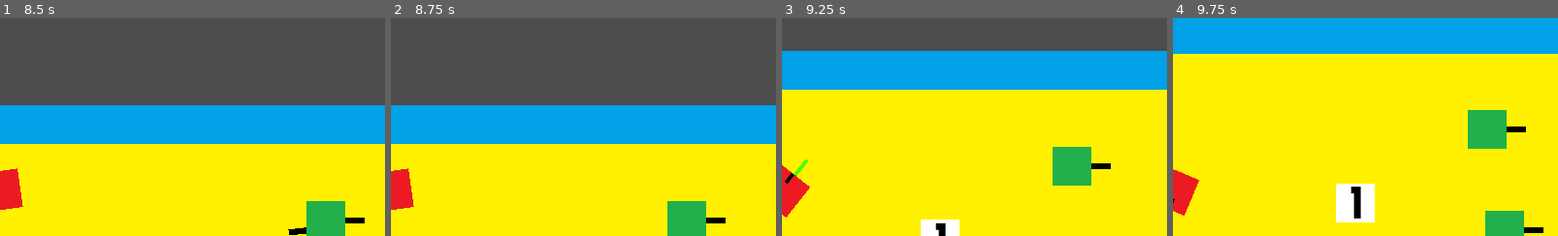
Above: before the commit, frames 1-4 (left to right).
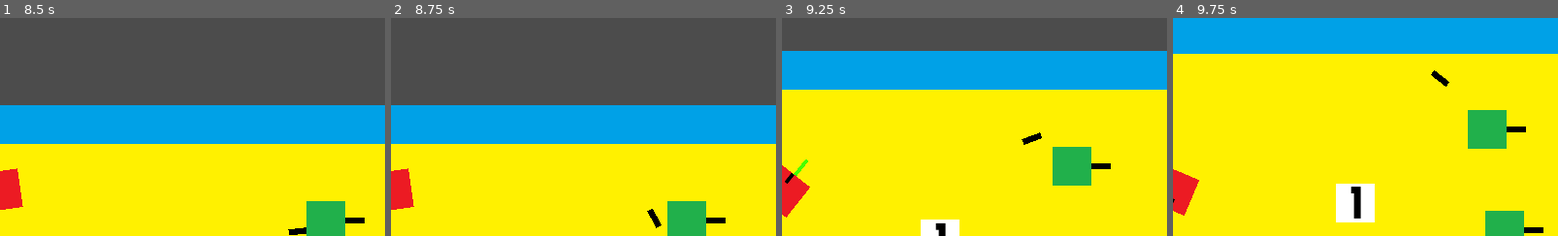
Above: after the commit, the same moments.

Repository: devmcclu/Project-FreeGUN
Game: Godot game, scene res://main_menu/mainmenu.tscn
Same seed, same stepped clock (60 frames per second), same inputs: the game is played once before the commit and once after it.
Inputs (mouse positions are % of the whole screen's width and height, from its top left):
- Up to frame 1 (8.5 s): click "Singleplayer" at 0.5 s; tap Enter at 1.25 s; move the mouse to (72, 45) at 1.27 s; hold D (player_move_right) 1.28-2.03 s; click (72, 45) at 1.35 s; move the mouse to (29, 55) at 2.02 s; hold S (player_move_down) 2.03-2.78 s; tap 1 (switch_weapon_1) at 2.1, 5.1, 8.1 s; move the mouse to (60, 28) at 2.77 s; hold D (player_move_right) 2.78-3.53 s; tap 2 (switch_weapon_2) at 2.85, 5.85 s; move the mouse to (45, 70) at 3.52 s; hold W (player_move_up) 3.53-4.28 s; tap 3 (switch_weapon_3) at 3.6, 6.6 s; move the mouse to (80, 65) at 4.27 s; hold A (player_move_left) 4.28-5.78 s; click (80, 65) at 4.35 s; move the mouse to (19, 35) at 5.02 s; move the mouse to (55, 50) at 5.77 s; hold S (player_move_down) 5.78-6.53 s; move the mouse to (35, 25) at 6.52 s; hold D (player_move_right) 6.53-7.28 s; move the mouse to (72, 45) at 7.27 s; hold W (player_move_up) 7.28-8.03 s; click (72, 45) at 7.35 s; move the mouse to (29, 55) at 8.02 s; hold D (player_move_right) from 8.03 s (still down)
- Up to frame 2 (8.75 s): keep holding D (player_move_right)
- Up to frame 3 (9.25 s): move the mouse to (60, 28) at 8.77 s; release D (player_move_right) at 8.78 s; hold S (player_move_down) from 8.78 s (still down); tap 2 (switch_weapon_2) at 8.85 s
- Up to frame 4 (9.75 s): move the mouse to (45, 70) at 9.52 s; release S (player_move_down) at 9.53 s; hold A (player_move_left) from 9.53 s (still down); tap 3 (switch_weapon_3) at 9.6 s
The pictures show only the part of the screen within x 49-99%, y 10-60%; the shares and areas given below are measured in that part.

Frame 1 is identical in both runs. In frame 2, 0.1% of the frame differs, in the area x 66-71%, y 87-97%; in frame 3, 0.1%, in the area x 62-68%, y 52-59%; in frame 4, 0.1%.
Error after the commit: Invalid call to function 'health_check' in base 'Node (health.gd)'. Expected 1 arguments. (res://weapons/bullet/bullet.gd:18)

Commit message:
Change how bullets are spawned

Diff:
--- a/weapons/bullet/bullet.gd
+++ b/weapons/bullet/bullet.gd
@@ -15,7 +15,7 @@
 			if self.parent != body:
 #				body.health -= parent.gun_stats[2]
 #				body.health_check()
-				body.get_node("Health").health_check(parent.get_node("Gun").damage)
+				body.get_node("Health").health_check(parent.get_node("Gun").damage, parent.get_tree().get_network_unique_id())
 				print(body.get_node("Health").health)
 				self.queue_free()
 		#Wall collision layer
